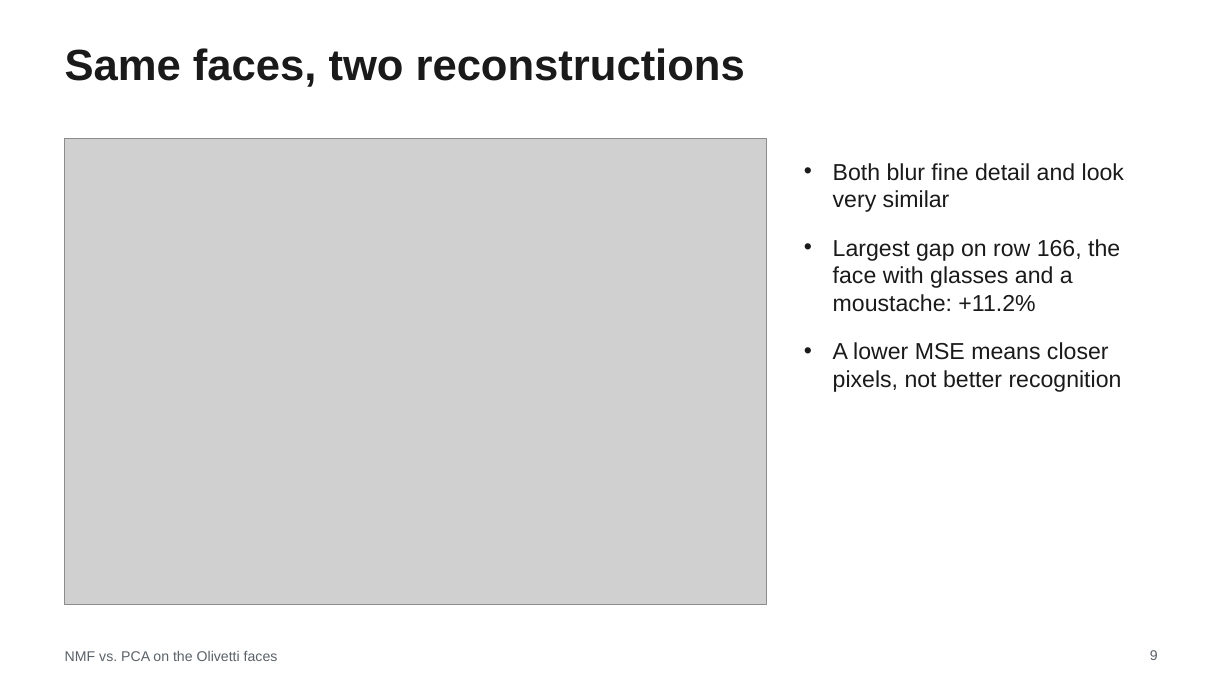
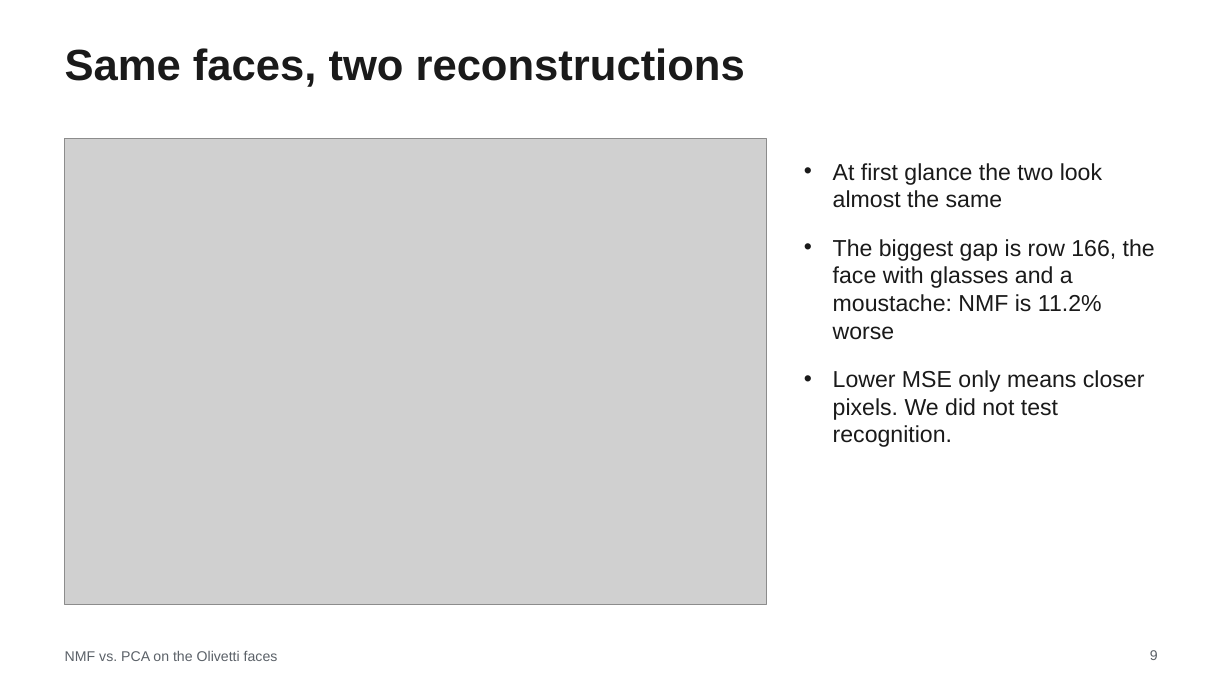
Before and after one commit to MachineWJQ6657/pca-vs-nmf, a slide deck: slide 9 of slides/STOR565_Slides.pptx. Drawn at 1232x693 pixels with LibreOffice and Linux fonts; fonts in the diff are those of the drawing; grey boxes stand for pictures. Boxes give left, top, right and bottom in pixels: in the first picture for what was removed or moved away, otherwise in the second. Text is boxed around its words. In the diff, an @@ line names an element or a change of style, - is before the commit and + after.

```diff
--- a/slides/STOR565_Slides.pptx
+++ b/slides/STOR565_Slides.pptx
@@ text at box(833, 163, 1155, 447): text changed @@
-• Both blur fine detail and look very similar
-• Largest gap on row 166, the face with glasses and a moustache: +11.2%
-• A lower MSE means closer pixels, not better recognition
+• At first glance the two look almost the same
+• The biggest gap is row 166, the face with glasses and a moustache: NMF is 11.2% worse
+• Lower MSE only means closer pixels. We did not test recognition.
```
Also in this commit, not shown: 13 other slides changed, 1 other file.
